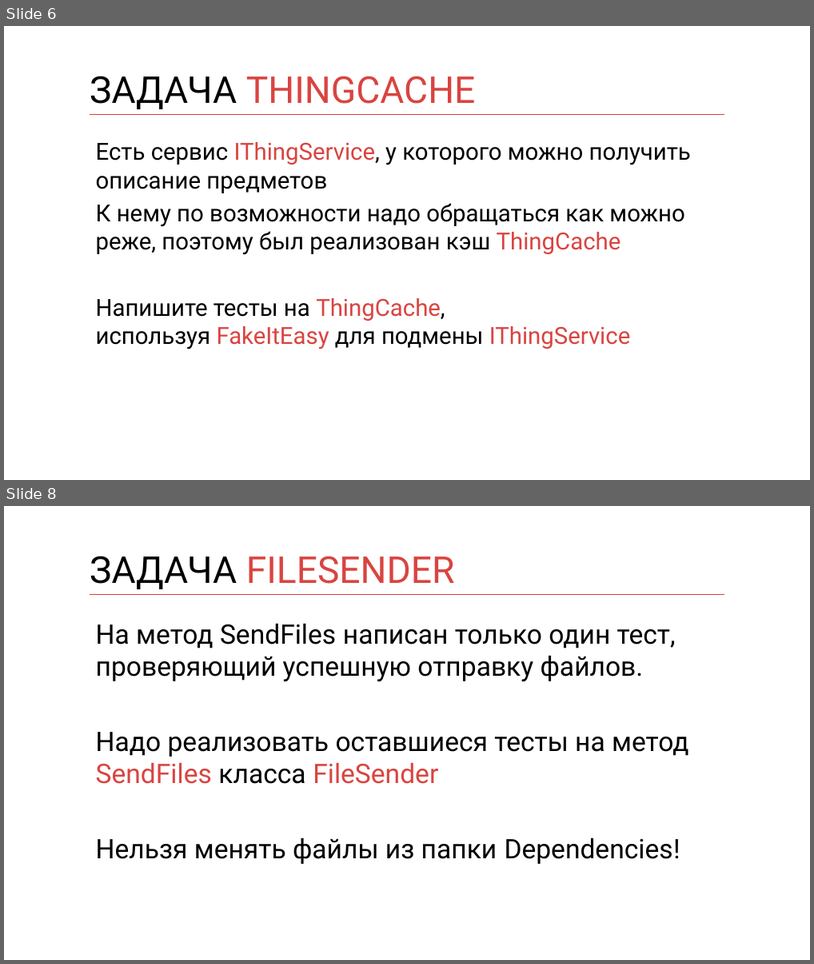
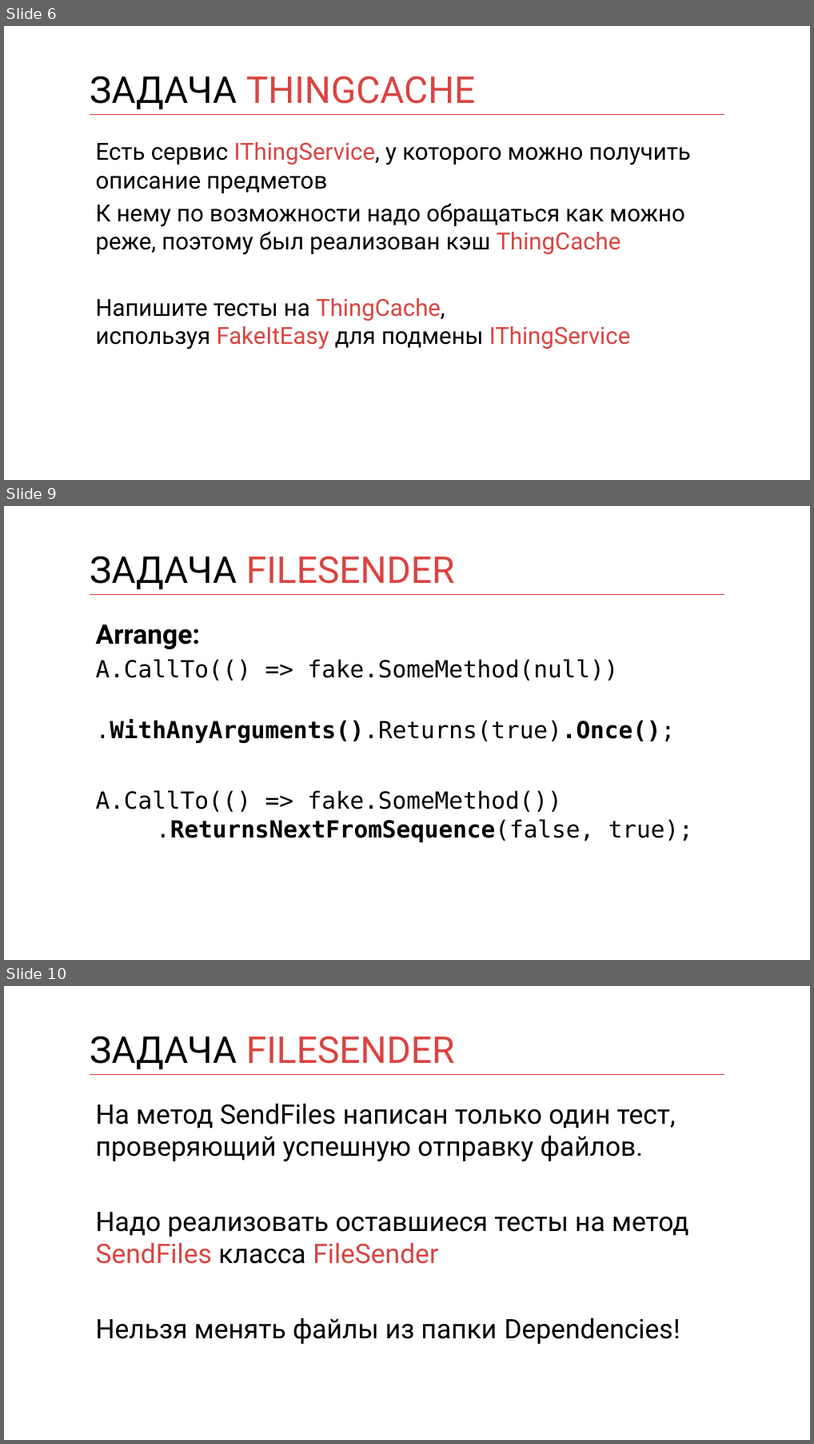
Before and after one commit to kontur-courses/mocks, a slide deck: mocks.pptx. Shown one above the other, each under a label of ours: slides 6 and 8 before the commit, slides 6, 9 and 10 after it; the slides between them are not shown. The pictures are 814x964 and 814x1444 pixels, drawn with LibreOffice and Linux fonts; fonts in the diff are those of the drawing. Boxes give left, top, right and bottom in pixels: in the first picture for what was removed or moved away, otherwise in the second. Text is boxed around its words. In the diff, an @@ line names an element or a change of style, - is before the commit and + after.

```diff
--- a/mocks.pptx
+++ b/mocks.pptx
@@ slide 9 added at <box>4,506,810,960</box>, background #FFFFFF; not listed: 1 template element that a slide beside it also shows @@
@@ title added at <box>90,556,455,589</box>, 44 pt, text #D94440 @@
+ЗАДАЧА FILESENDER
@@ text added at <box>96,624,694,842</box>, 28 pt, text #000000 @@
+Arrange:
+A.CallTo(() => fake.SomeMethod(null))
+.WithAnyArguments().Returns(true).Once();
+A.CallTo(() => fake.SomeMethod())
+.ReturnsNextFromSequence(false, true);
@@ what was slide 8 is now slide 10 @@
```
Also in this commit, not shown: 1 slide changed, 1 other slide added, 1 other file.
